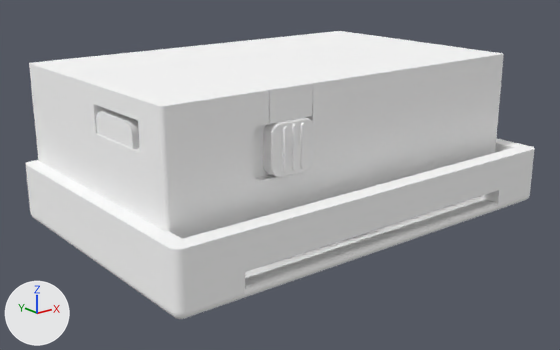
One commit to the glTF model trees/velvet/wearguide/glbs/pod.glb: the scene before it, then after it.
Camera for both pictures: a 50 mm lens placed at (-31.0, -87.0, 32.7), pointed at (24.6, -17.5, 4.9). Lighting does not change. The marker at lower left points along +X, +Y and +Z. Mesh edges are drawn as thin lines on the coarser meshes. Where no turn or scale is listed for an object, it has been applied to the vertices.

The first picture shows 'Device holder.STL', 'Device.STL'.
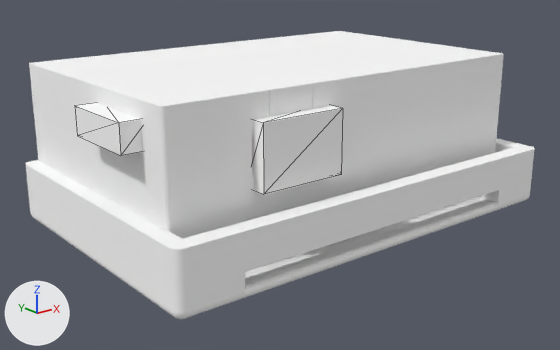
Edits to the bpy script that builds the scene:
```text
Add mat_material_3:
    mat_material_3 = principled_material('Material_3')
    mat_material_3.base_color = (1.0, 1.0, 1.0)  # white #ffffff
    mat_material_3.roughness = 1.0
Add mat_material_2:
    mat_material_2 = principled_material('Material_2')
    mat_material_2.base_color = (1.0, 1.0, 1.0)  # white #ffffff
    mat_material_2.roughness = 1.0
Add me_mesh_3:
    me_mesh_3.from_pydata(...)  # a box spanning x -1.5..1.5, y -4.5..4.5, z -1.5..1.5
    me_mesh_3.materials.append(mat_material_3)  # white #ffffff
Add me_mesh_2:
    me_mesh_2.from_pydata(...)  # a box spanning x -5.0..5.0, y -1.5..1.5, z -3.5..3.5
    me_mesh_2.materials.append(mat_material_2)  # white #ffffff
Add ob_usb:
    ob_usb = bpy.data.objects.new('usb', me_mesh_3)
    ob_usb.location = (1.04, -21.51, 15.23)
Add ob_switch:
    ob_switch = bpy.data.objects.new('switch', me_mesh_2)
    ob_switch.location = (16.54, -29.8, 12.42)
```

Pixel boxes [x1, y1, x2, y2] of what changed, in the pictures (560 x 350 px):
'switch', added
    after: [252, 106, 343, 194]
'usb', added
    after: [75, 103, 142, 156]
